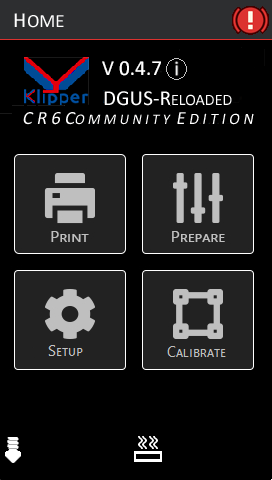
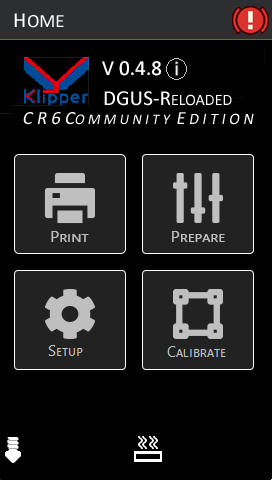
Revision of a layered (272, 480) image; what changed, layer by layer:
painted on "VERSION" over [152, 61, 161, 76]
